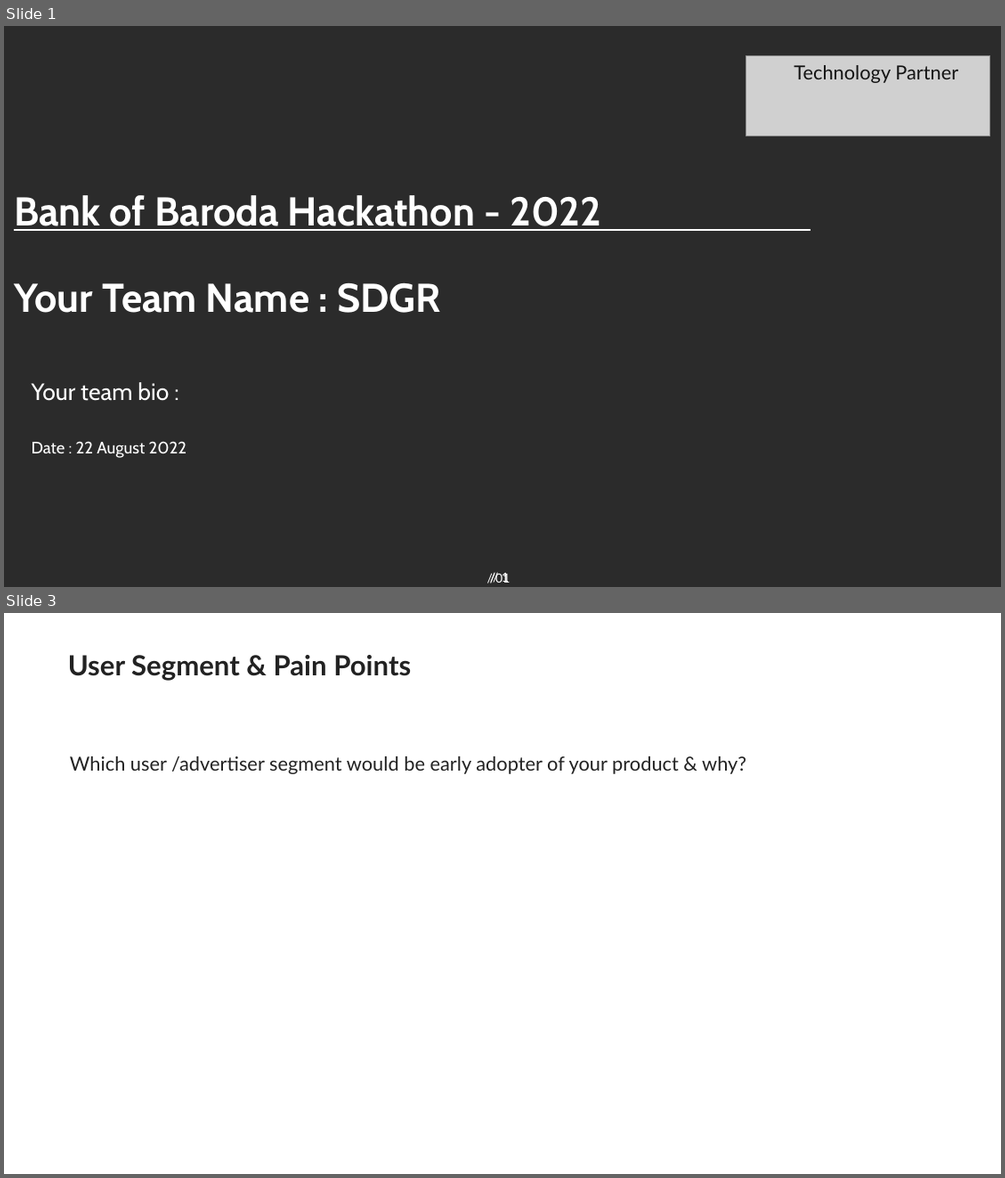
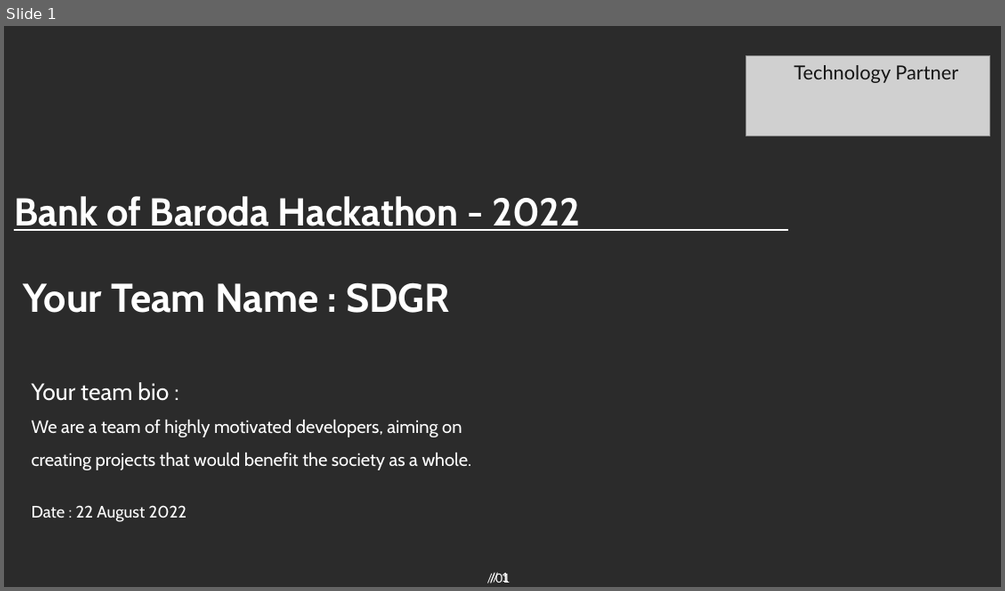
Before and after one commit to dikshabhambri/paycheck, a slide deck: idea/BOB_template.pptx. Shown one above the other, each under a label of ours: slides 1 and 3 before the commit, slide 1 after it; the slides between them are not shown. The pictures are 1005x1178 and 1005x591 pixels, drawn with LibreOffice and Linux fonts; fonts in the diff are those of the drawing; grey boxes stand for pictures; background and template pictures are left out; a plain dark background stands for a picture behind light text. Boxes give left, top, right and bottom in pixels: in the first picture for what was removed or moved away, otherwise in the second. Text is boxed around its words. In the diff, an @@ line names an element or a change of style, - is before the commit and + after.

```diff
--- a/idea/BOB_template.pptx
+++ b/idea/BOB_template.pptx
@@ slide 3 removed at (x1=4, y1=613, x2=1001, y2=1174), background #FFFFFF; not listed: 2 template elements that a slide beside it also shows @@
@@ title removed at (x1=68, y1=655, x2=411, y2=681) @@
-User Segment & Pain Points
@@ text removed at (x1=70, y1=756, x2=746, y2=774) @@
-Which user /advertiser segment would be early adopter of your product & why?
@@ slide 1 changed as well @@
@@ title "Bank of Baroda Hackathon - ..." at (x1=14, y1=196, x2=581, y2=231): size 29 to 28 pt @@
@@ text "Your Team Name : SDGR" moved from (x1=14, y1=283, x2=441, y2=313) to (x1=23, y1=283, x2=450, y2=313) @@
@@ text at (x1=32, y1=419, x2=472, y2=470): paragraph added @@
+We are a team of highly motivated developers, aiming on creating projects that would benefit the society as a whole.
```
Also in this commit, not shown: 1 other slide changed, 8 slides added, 6 other slides removed, 1 other file.
